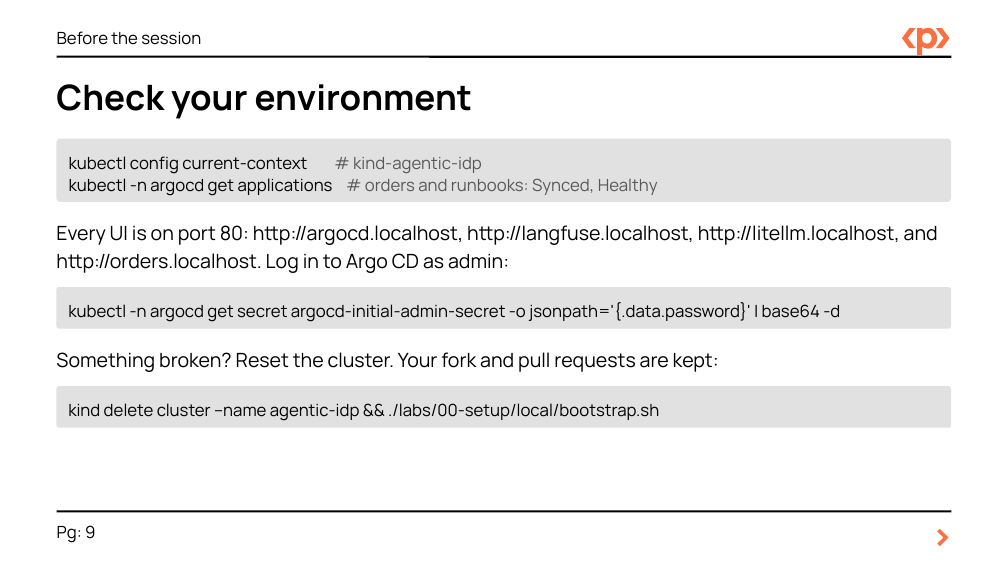
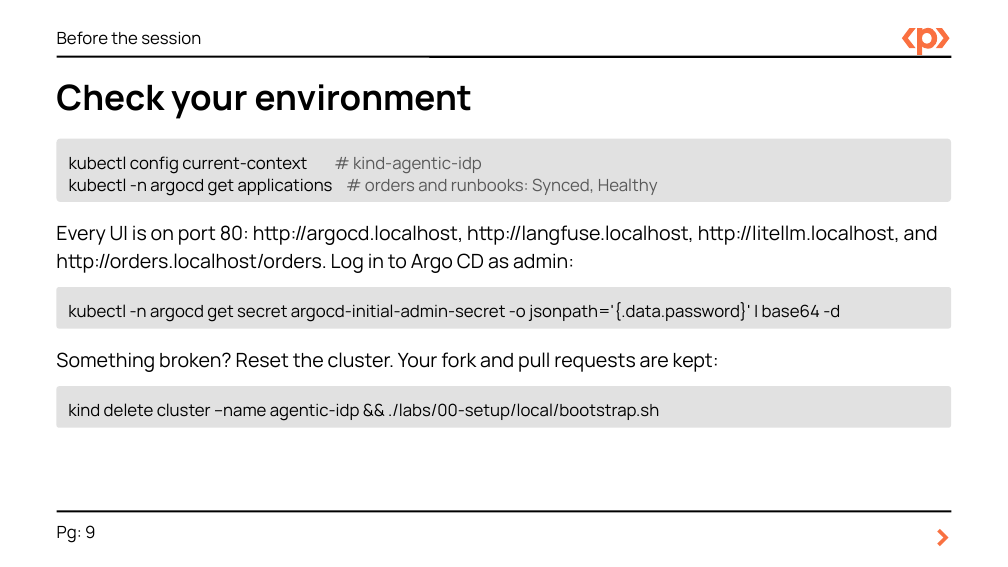
Before and after one commit to focuslight-nr/agentic-idp-packt, a slide deck: slide 9 of slides/agentic-idp-workshop.pptx. Drawn at 1008x567 pixels with LibreOffice and Linux fonts; fonts in the diff are those of the drawing. Boxes give left, top, right and bottom in pixels: in the first picture for what was removed or moved away, otherwise in the second. Text is boxed around its words. In the diff, an @@ line names an element or a change of style, - is before the commit and + after.

```diff
--- a/slides/agentic-idp-workshop.pptx
+++ b/slides/agentic-idp-workshop.pptx
@@ text at [56, 225, 938, 273]: text changed @@
-Every UI is on port 80: http://argocd.localhost, http://langfuse.localhost, http://litellm.localhost, and http://orders.localhost. Log in to Argo CD as admin:
+Every UI is on port 80: http://argocd.localhost, http://langfuse.localhost, http://litellm.localhost, and http://orders.localhost/orders. Log in to Argo CD as admin:
```
Also in this commit, not shown: 2 other slides changed, 13 other files.
